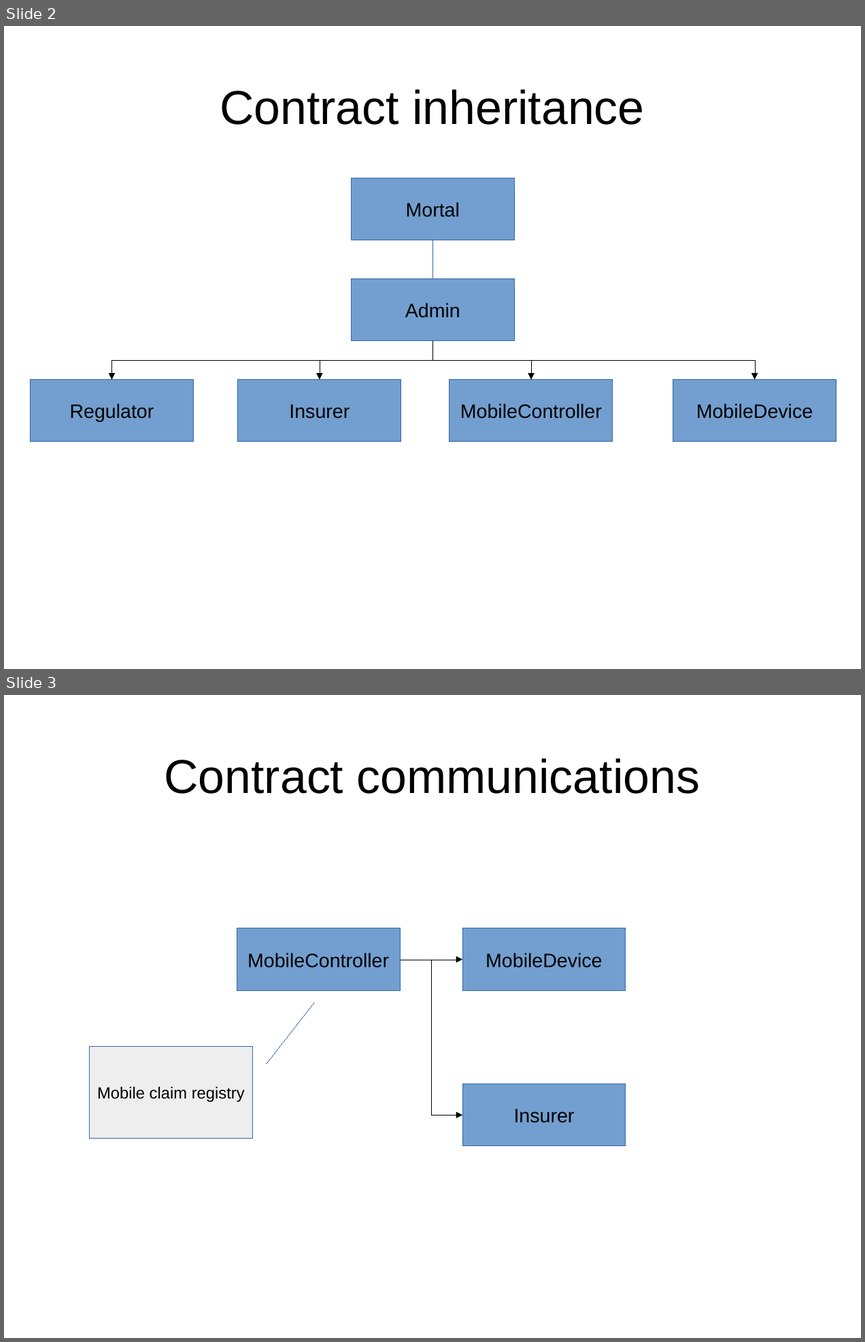
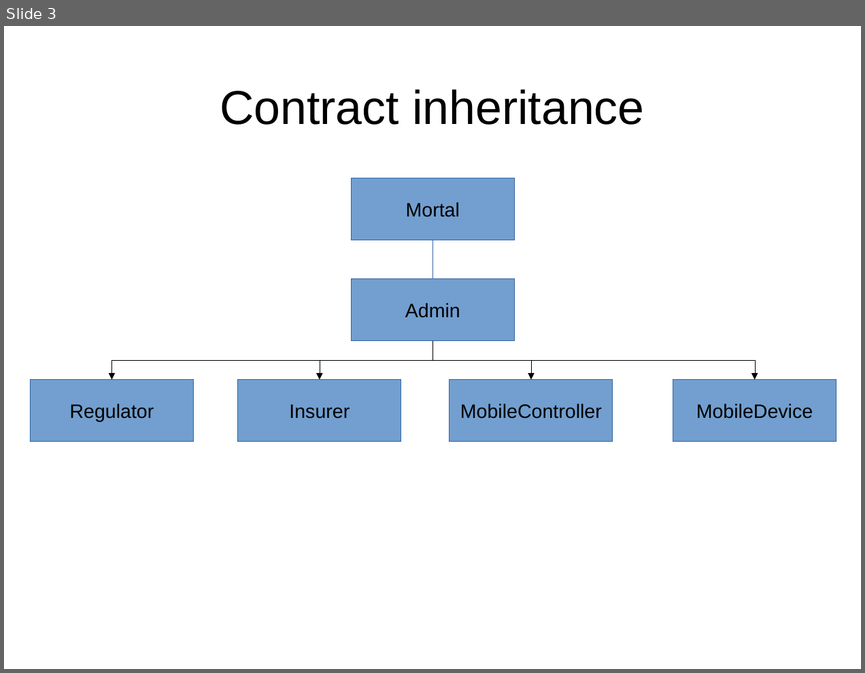
Before and after one commit to dflick/claimit, a slide deck: claimit_architecture.odp. Shown one above the other, each under a label of ours: slides 2 and 3 before the commit, slide 3 after it. The pictures are 865x1342 and 865x673 pixels, drawn with LibreOffice and Linux fonts; fonts in the diff are those of the drawing. Boxes give left, top, right and bottom in pixels: in the first picture for what was removed or moved away, otherwise in the second. Text is boxed around its words. In the diff, an @@ line names an element or a change of style, - is before the commit and + after.

```diff
--- a/claimit_architecture.odp
+++ b/claimit_architecture.odp
@@ slide 3 removed at bbox=[4, 695, 861, 1338], background #FFFFFF @@
@@ title removed at bbox=[164, 758, 700, 794] @@
-Contract communications
@@ rectangle removed at bbox=[237, 928, 400, 990] @@
-MobileController
@@ rectangle removed at bbox=[463, 928, 626, 990] @@
-MobileDevice
@@ elbow arrow removed from (400, 960) to (463, 960) @@
@@ elbow arrow removed from (400, 960) to (463, 1115) @@
@@ border callout removed at bbox=[90, 1047, 253, 1138] @@
-Mobile claim registry
@@ rectangle removed at bbox=[463, 1084, 626, 1146] @@
-Insurer
@@ what was slide 2 is now slide 3 @@
```
Also in this commit, not shown: 1 slide added, 1 other file.
